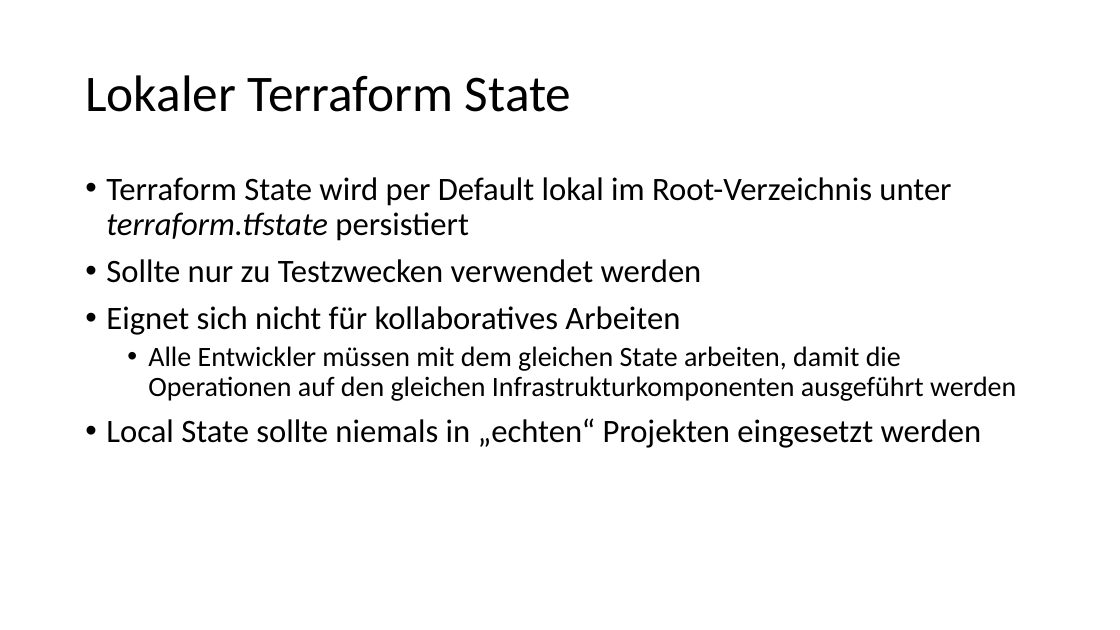
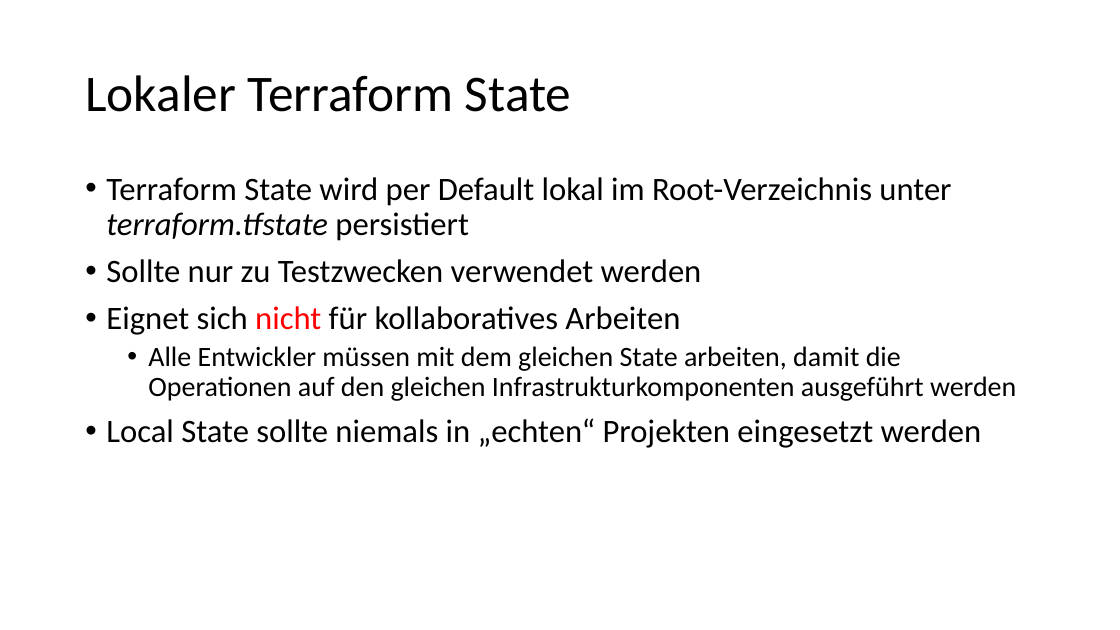
Before and after one commit to djakielski/terraform-schulung, a slide deck: slide 2 of Modul_07_TF_Backends/Backends.pptx. Drawn at 1120x630 pixels with LibreOffice and Linux fonts; fonts in the diff are those of the drawing. Boxes give left, top, right and bottom in pixels: in the first picture for what was removed or moved away, otherwise in the second. Text is boxed around its words. In the diff, an @@ line names an element or a change of style, - is before the commit and + after.

```diff
--- a/Modul_07_TF_Backends/Backends.pptx
+++ b/Modul_07_TF_Backends/Backends.pptx
@@ text at [106,306,680,335]: text colour #000000 to #FF0000 in "nicht" @@
```
Also in this commit, not shown: 2 other slides changed, 1 other file.
